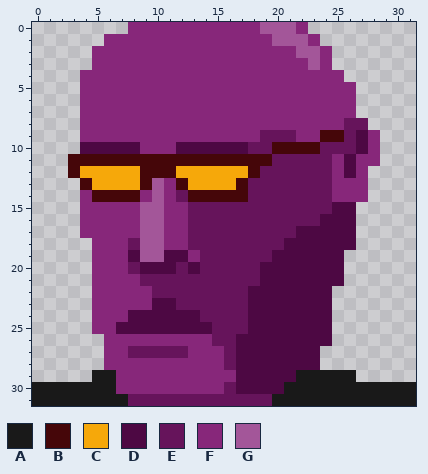
Two states of a pixel-art sprite, assets/portrait_ceo2.png. The picture above is the old version.
The file is 32x32 pixels. Colours within 5 levels of each other are drawn and written as one.
Palette (. is transparent): A #191919  B #450609  C #f6a80a  D #4d0843  E #66145b  F #87277a  G #a35699
Once edited:
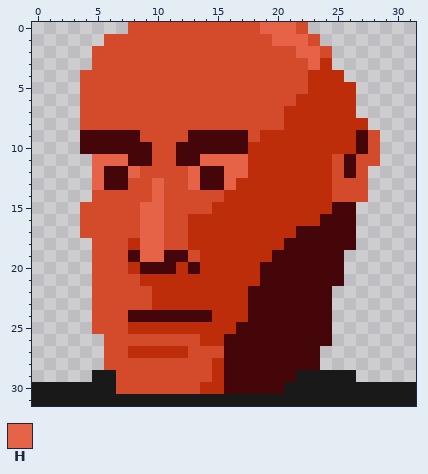
Colours new in this view: H #e66347
Difference:
@@ palette @@
-E #66145b
+E #bd2d09
-F #87277a
+F #d44b2b
@@ x 0..31 @@
- 0 ........FFFFFFFFFFFGGGF.........
- 1 ......FFFFFFFFFFFFFFGGGF........
- 2 .....FFFFFFFFFFFFFFFFFGGF.......
- 3 .....FFFFFFFFFFFFFFFFFFGF.......
- 4 ....FFFFFFFFFFFFFFFFFFFFFF......
- 5 ....FFFFFFFFFFFFFFFFFFFFFFF.....
- 6 ....FFFFFFFFFFFFFFFFFFFFFFF.....
- 7 ....FFFFFFFFFFFFFFFFFFFFFFF.....
- 8 ....FFFFFFFFFFFFFFFFFFFFFFEE....
- 9 ....FFFFFFFFFFFFFFFEEEFFBBEDF...
-10 ....DDDDDFFFDDDDDDEEBBBBEEEDF...
-11 ...BBBBBBBBBBBBBBBBBEEEEEFDFF...
-12 ...BCCCCCBBBCCCCCCBEEEEEEFDF....
-13 ....BCCCCBGFBCCCCBEEEEEEEFFF....
-14 ....FBBBBFGFEBBBBBEEEEEEEFFF....
-15 ....FFFFFGGFFEEEEEEEEEEEEDD.....
-16 ....FFFFFGGFFEEEEEEEEEEEDDD.....
-17 ....FFFFFGGFFEEEEEEEEEDDDDD.....
-18 .....FFFEGGFFEEEEEEEEDDDDDD.....
-19 .....FFFDGGDDFEEEEEEDDDDDD......
-20 .....FFFEDDDEDEEEEEDDDDDDD......
-21 .....FFFFEEEEEEEEEEDDDDDDD......
-22 .....FFFFFEEEEEEEEDDDDDDD.......
-23 .....FFFFFDDEEEEEEDDDDDDD.......
-24 .....FFFDDDDDDEEEEDDDDDDD.......
-25 .....FFDDDDDDDDEEEDDDDDDD.......
-26 ......FFFFFFFFFEEDDDDDDDD.......
-27 ......FFEEEEEFFFEDDDDDDD........
-28 ......FFFFFFFFFFEDDDDDDD........
-29 .....AAFFFFFFFFFFDDDDDAAAAA.....
-30 AAAAAAAFFFFFFFFFEDDDDAAAAAAAAAAA
-31 AAAAAAAAEEEEEEEEEEEEAAAAAAAAAAAA
+ 0 ........FFFFFFFFFFFHHHF.........
+ 1 ......FFFFFFFFFFFFFFHHHF........
+ 2 .....FFFFFFFFFFFFFFFFFHHF.......
+ 3 .....FFFFFFFFFFFFFFFFFFHE.......
+ 4 ....FFFFFFFFFFFFFFFFFFFEEE......
+ 5 ....FFFFFFFFFFFFFFFFFFFEEEE.....
+ 6 ....FFFFFFFFFFFFFFFFFFEEEEE.....
+ 7 ....FFFFFFFFFFFFFFFFFEEEEEE.....
+ 8 ....FFFFFFFFFFFFFFFFFEEEEEEE....
+ 9 ....BBBBBFFFFBBBBBFEEEEEEEEBF...
+10 ....BBBBBBFFBBBBBBEEEEEEEEEBF...
+11 .....HHHBBFFBBHHHHEEEEEEEFBFF...
+12 .....HBBHFFFFHBBHHEEEEEEEFBF....
+13 .....HBBFFHFFHBBHEEEEEEEEFFF....
+14 .....FFFFFHFFFFFEEEEEEEEEFFF....
+15 ....FFFFFHHFFFFEEEEEEEEEEBB.....
+16 ....FFFFFHHFFEEEEEEEEEEEBBB.....
+17 ....FFFFFHHFFEEEEEEEEEBBBBB.....
+18 .....FFFEHHFFEEEEEEEEBBBBBB.....
+19 .....FFFBHHBBFEEEEEEBBBBBB......
+20 .....FFFEBBBEBEEEEEBBBBBBB......
+21 .....FFFFEEEEEEEEEEBBBBBBB......
+22 .....FFFFFEEEEEEEEBBBBBBB.......
+23 .....FFFFFEEEEEEEEBBBBBBB.......
+24 .....FFFBBBBBBBEEEBBBBBBB.......
+25 .....FFFEEEEEEEEEBBBBBBBB.......
+26 ......FFFFFFFFEEBBBBBBBBB.......
+27 ......FFEEEEEFFFBBBBBBBB........
+28 ......FFFFFFFFFEBBBBBBBB........
+29 .....AAFFFFFFFFEBBBBBBAAAAA.....
+30 AAAAAAAFFFFFFFEEBBBBBAAAAAAAAAAA
+31 AAAAAAAAAAAAAAAAAAAAAAAAAAAAAAAA
Boxes around the changes in both pictures, in picture pixels (x1, y1, x2, y2):
changed: (68, 22, 380, 406)
